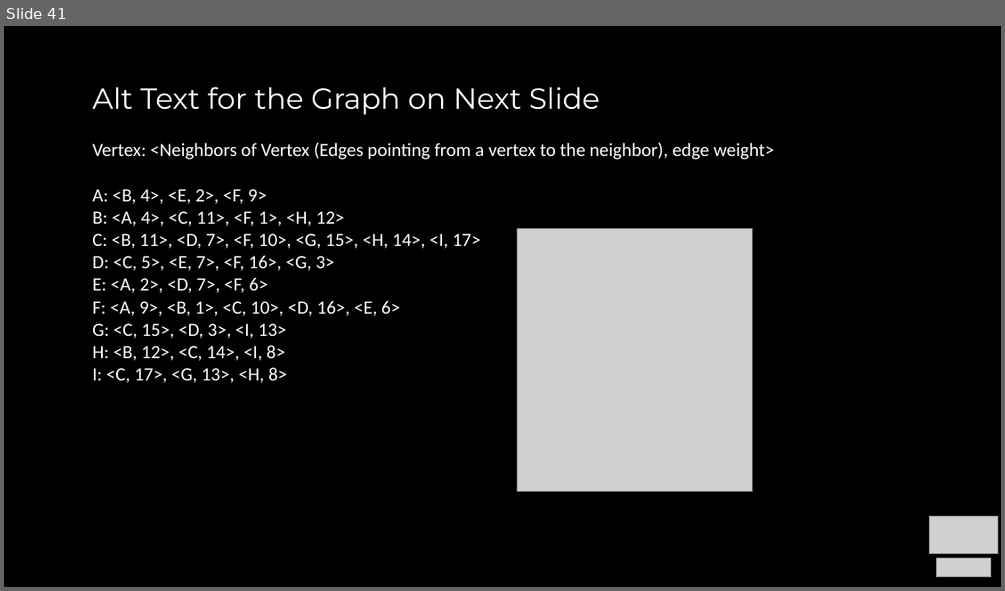
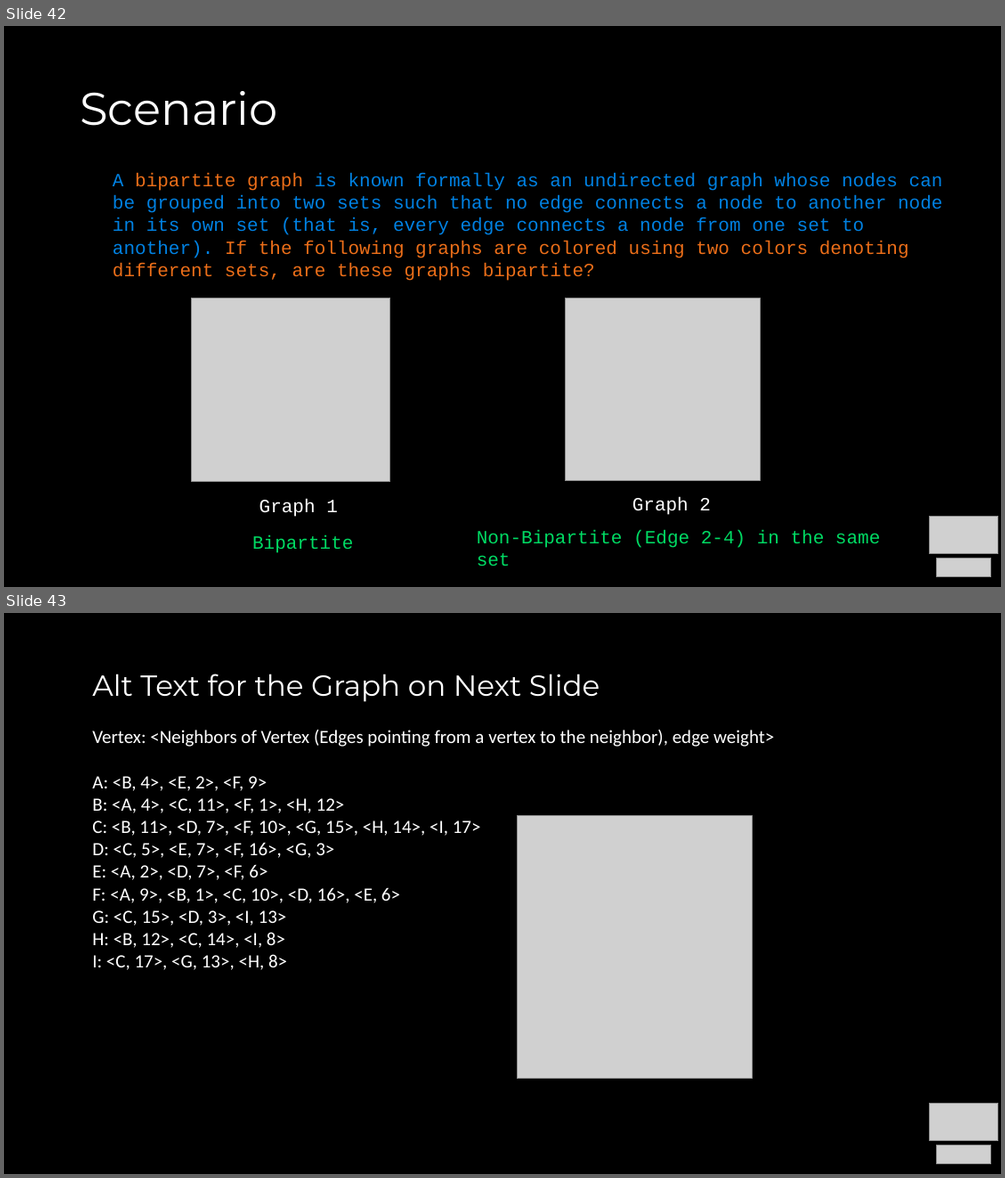
Before and after one commit to COP3530/Instructional-Content, a slide deck: Slides/Slides-PPT/Exam 2 - Review A.pptx. Shown one above the other, each under a label of ours: slide 41 before the commit, slides 42 and 43 after it. The pictures are 1005x591 and 1005x1178 pixels, drawn with LibreOffice and Linux fonts; fonts in the diff are those of the drawing; grey boxes stand for pictures. Boxes give left, top, right and bottom in pixels: in the first picture for what was removed or moved away, otherwise in the second. Text is boxed around its words. In the diff, an @@ line names an element or a change of style, - is before the commit and + after.

```diff
--- a/Slides/Slides-PPT/Exam 2 - Review A.pptx
+++ b/Slides/Slides-PPT/Exam 2 - Review A.pptx
@@ slide 42 added at bbox=[4, 26, 1001, 587], background #000000 @@
@@ title added at bbox=[80, 91, 277, 126], 44 pt, text #FFFFFF @@
+Scenario
@@ text added at bbox=[113, 173, 943, 281], 18 pt, text #0081E2 @@
+A bipartite graph is known formally as an undirected graph whose nodes can be grouped into two sets such that no edge connects a node to another node in its own set (that is, every edge connects a node from one set to another). If the following graphs are colored using two colors denoting different sets, are these graphs bipartite?
@@ picture added at bbox=[192, 297, 390, 482] @@
@@ picture added at bbox=[565, 297, 760, 481] @@
@@ text added at bbox=[259, 499, 338, 516], 18 pt, text #FFFFFF @@
+Graph 1
@@ text added at bbox=[632, 497, 711, 515], 18 pt, text #FFFFFF @@
+Graph 2
@@ text added at bbox=[477, 530, 880, 565], 18 pt, text #00DA63 @@
+Non-Bipartite (Edge 2-4) in the same set
@@ picture added at bbox=[930, 516, 998, 554] @@
@@ text added at bbox=[252, 535, 353, 553], 18 pt, text #00DA63 @@
+Bipartite
@@ picture added at bbox=[937, 557, 991, 577] @@
@@ what was slide 41 is now slide 43 @@
```
Also in this commit, not shown: 10 slides changed, 4 other slides added, 2 slides removed, 1 other file.
